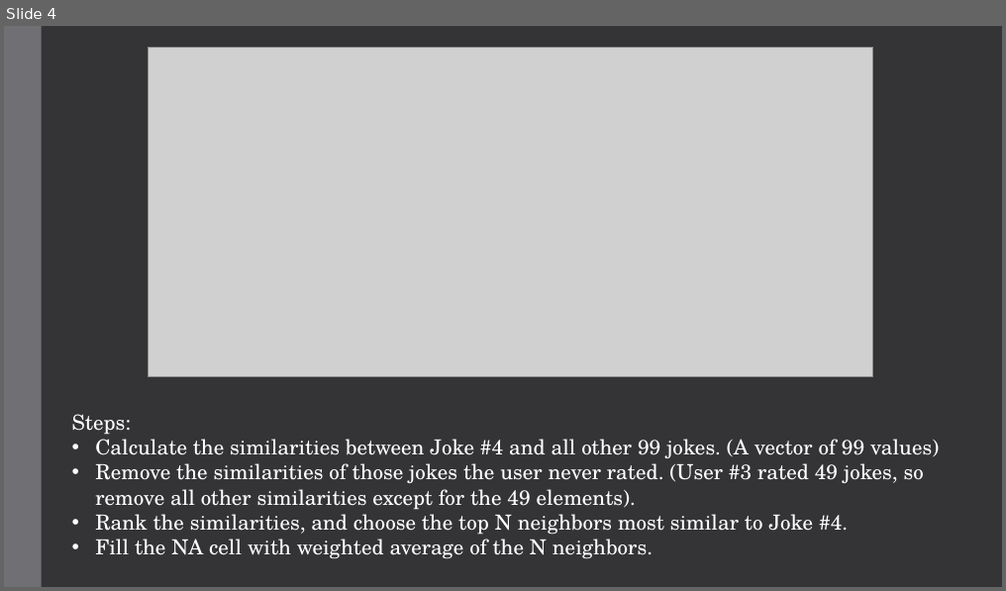
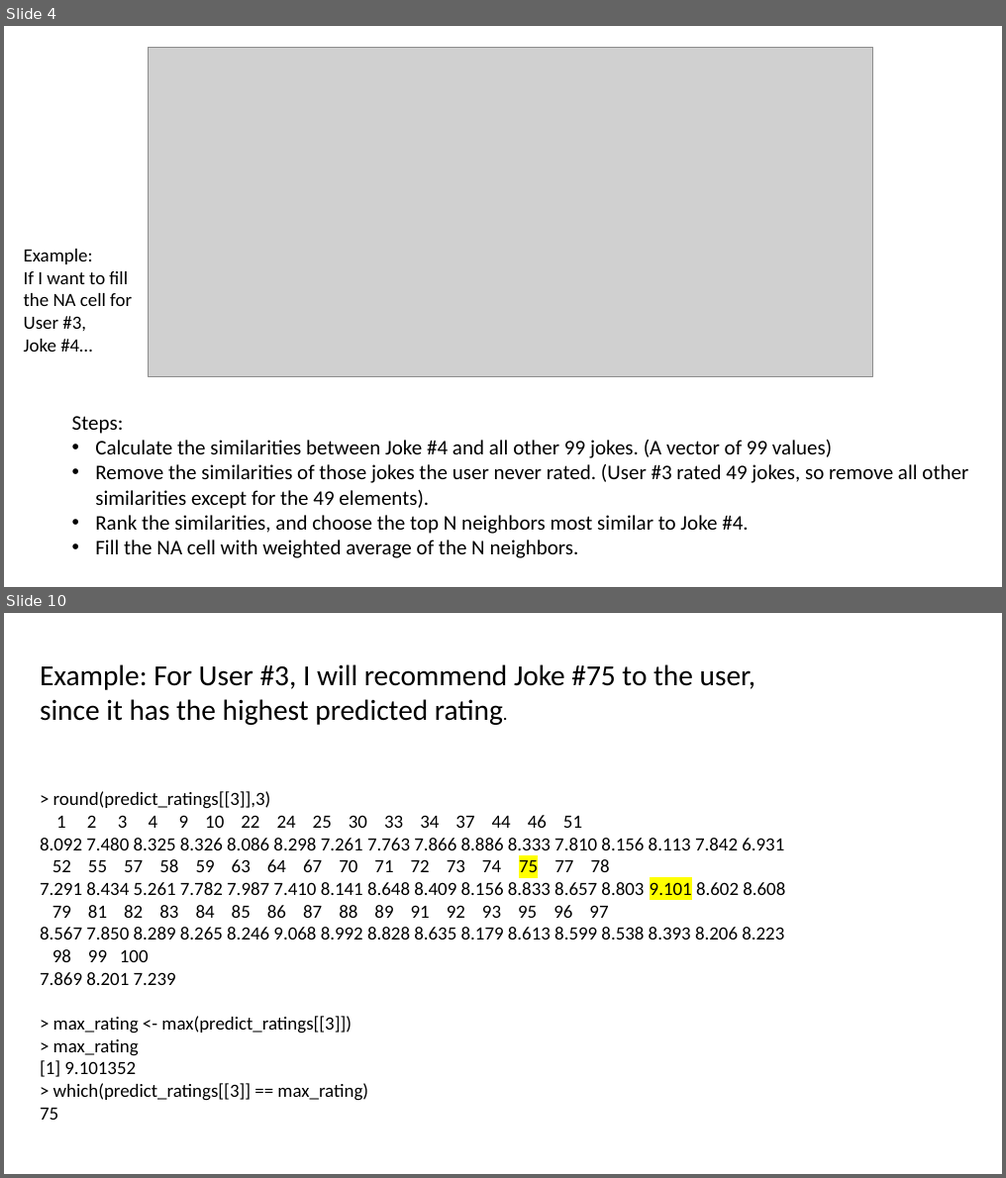
Before and after one commit to Tyllis/Data607, a slide deck: jester-collaborative-filtering.pptx. Shown one above the other, each under a label of ours: slide 4 before the commit, slides 4 and 10 after it; the slides between them are not shown. The pictures are 1006x591 and 1006x1178 pixels, drawn with LibreOffice and Linux fonts; fonts in the diff are those of the drawing; grey boxes stand for pictures. Boxes give left, top, right and bottom in pixels: in the first picture for what was removed or moved away, otherwise in the second. Text is boxed around its words. In the diff, an @@ line names an element or a change of style, - is before the commit and + after.

```diff
--- a/jester-collaborative-filtering.pptx
+++ b/jester-collaborative-filtering.pptx
@@ slide 10 added at box(4, 613, 1002, 1174), background #FFFFFF @@
@@ text added at box(40, 664, 756, 725), 28 pt, text #000000 @@
+Example: For User #3, I will recommend Joke #75 to the user, since it has the highest predicted rating.
@@ text added at box(40, 791, 785, 1120), 18 pt, text #000000 @@
+> round(predict_ratings[[3]],3)
+1 2 3 4 9 10 22 24 25 30 33 34 37 44 46 51
+8.092 7.480 8.325 8.326 8.086 8.298 7.261 7.763 7.866 8.886 8.333 7.810 8.156 8.113 7.842 6.931
+52 55 57 58 59 63 64 67 70 71 72 73 74 75 77 78
+7.291 8.434 5.261 7.782 7.987 7.410 8.141 8.648 8.409 8.156 8.833 8.657 8.803 9.101 8.602 8.608
+79 81 82 83 84 85 86 87 88 89 91 92 93 95 96 97
+8.567 7.850 8.289 8.265 8.246 9.068 8.992 8.828 8.635 8.179 8.613 8.599 8.538 8.393 8.206 8.223
+98 99 100
+7.869 8.201 7.239
+> max_rating <- max(predict_ratings[[3]])
+> max_rating
+[1] 9.101352
+> which(predict_ratings[[3]] == max_rating)
+75
@@ slide 4 changed as well @@
@@ background #353537 to #FFFFFF @@
@@ rectangle removed at box(4, 26, 42, 587) @@
@@ text added at box(24, 249, 132, 352), 18 pt, text #000000 @@
+Example:
+If I want to fill
+the NA cell for
+User #3,
+Joke #4…
@@ text "Steps:" at box(72, 416, 968, 559): font TeX Gyre Schola to Calibri, text colour #FFFFFF to #000000 @@
```
Also in this commit, not shown: 3 other slides changed, 5 other slides added, 1 slide removed.
